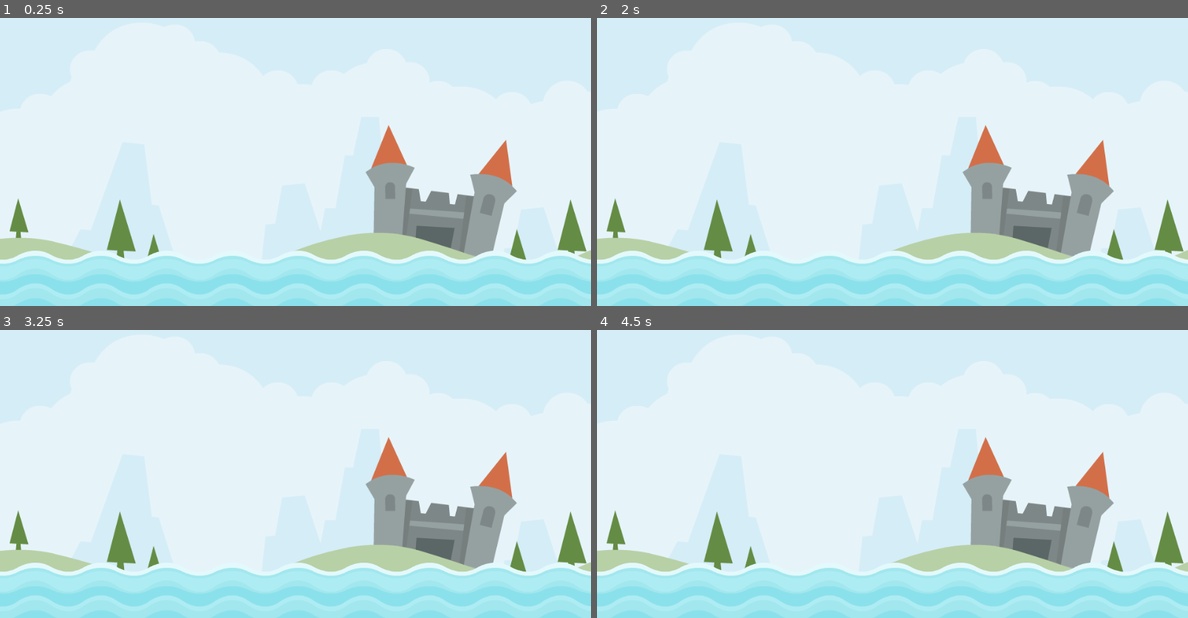
Above: before the commit, frames 1-4 (two rows, left to right).
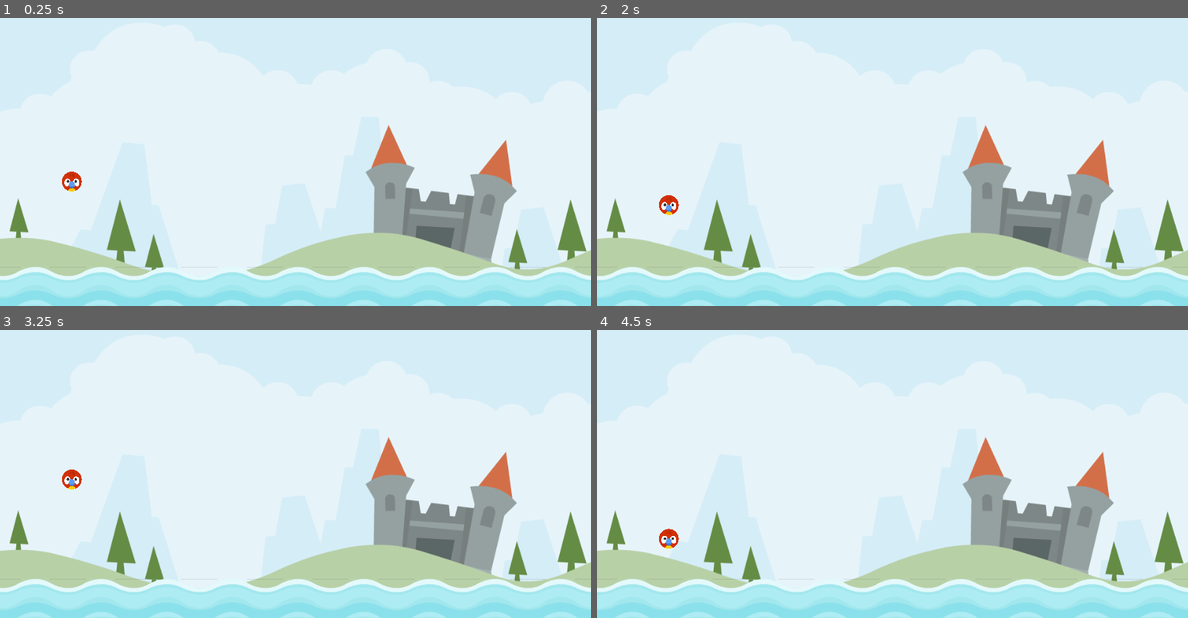
Above: after the commit, the same moments.

Repository: CS9490/angry-animals
Game: Godot game, scene res://scenes/level/level.tscn
Two runs of this game, one before a commit and one after it. Both use one fixed random seed, a clock stepped at 60 frames per second and the inputs below.
Inputs (mouse positions are in pixels of both pictures, inside the frame that each line leads up to):
- Up to frame 1 (0.25 s): no input
- Up to frame 2 (2 s): move the mouse to (1022, 124) at 0.52 s; click (1022, 124) at 0.67 s; move the mouse to (774, 156) at 1.27 s; click (774, 156) at 1.42 s
- Up to frame 3 (3.25 s): move the mouse to (354, 378) at 2.02 s; click (354, 378) at 2.17 s; move the mouse to (265, 517) at 2.77 s; click (265, 517) at 2.92 s
- Up to frame 4 (4.5 s): move the mouse to (1069, 502) at 3.52 s; click (1069, 502) at 3.67 s; move the mouse to (715, 402) at 4.27 s; click (715, 402) at 4.42 s

The runs differ from the first frame. In frame 1, 11% of the frame differs, in the area x 0-100%, y 53-100%; in frame 2, 11%; in frame 3, 11%; in frame 4, 11%.

Commit message:
created animal scene

Diff:
--- a/project.godot
+++ b/project.godot
@@ -15,6 +15,10 @@
 config/features=PackedStringArray("4.3", "Mobile")
 config/icon="res://icon.svg"
 
+[autoload]
+
+SignalManager="*res://singletons/signal_manager.gd"
+
 [display]
 
 window/stretch/mode="canvas_items"
--- /dev/null
+++ b/scenes/animal/animal.gd
@@ -0,0 +1,18 @@
+extends RigidBody2D
+
+
+# Called when the node enters the scene tree for the first time.
+func _ready():
+	pass # Replace with function body.
+
+
+# Called every frame. 'delta' is the elapsed time since the previous frame.
+func _physics_process(delta):
+	pass
+
+func die() -> void:
+	SignalManager.on_animal_died.emit()
+	queue_free()
+
+func _on_visible_on_screen_notifier_2d_screen_exited():
+	die()
--- a/scenes/animal/animal.tscn
+++ b/scenes/animal/animal.tscn
@@ -1,11 +1,13 @@
-[gd_scene load_steps=3 format=3 uid="uid://d2vr42ooucwge"]
+[gd_scene load_steps=4 format=3 uid="uid://d2vr42ooucwge"]
 
 [ext_resource type="Texture2D" uid="uid://c5ymy0nddeyta" path="res://assets/player/parrot.png" id="1_3plo8"]
+[ext_resource type="Script" path="res://scenes/animal/animal.gd" id="1_k60eb"]
 
 [sub_resource type="CircleShape2D" id="CircleShape2D_254ad"]
 radius = 19.0
 
 [node name="Animal" type="RigidBody2D"]
+script = ExtResource("1_k60eb")
 
 [node name="Sprite2D" type="Sprite2D" parent="."]
 scale = Vector2(0.15, 0.15)
@@ -13,3 +15,9 @@
 
 [node name="CollisionShape2D" type="CollisionShape2D" parent="."]
 shape = SubResource("CircleShape2D_254ad")
+
+[node name="VisibleOnScreenNotifier2D" type="VisibleOnScreenNotifier2D" parent="."]
+position = Vector2(9.53674e-07, 9.53674e-07)
+scale = Vector2(2, 2)
+
+[connection signal="screen_exited" from="VisibleOnScreenNotifier2D" to="." method="_on_visible_on_screen_notifier_2d_screen_exited"]
--- /dev/null
+++ b/scenes/level/level.gd
@@ -0,0 +1,22 @@
+extends Node2D
+
+const ANIMAL = preload("res://scenes/animal/animal.tscn")
+@onready var animal_start = $AnimalStart
+
+# Called when the node enters the scene tree for the first time.
+func _ready():
+	SignalManager.on_animal_died.connect(add_animal)
+	add_animal()
+	pass # Replace with function body.
+
+
+# Called every frame. 'delta' is the elapsed time since the previous frame.
+func _process(delta):
+	pass
+
+
+
+func add_animal() -> void:
+	var animal = ANIMAL.instantiate()
+	animal.position = animal_start.position
+	add_child(animal)
--- a/scenes/level/level.tscn
+++ b/scenes/level/level.tscn
@@ -1,9 +1,11 @@
-[gd_scene load_steps=3 format=3 uid="uid://ba7jatg6cq34p"]
+[gd_scene load_steps=4 format=3 uid="uid://ba7jatg6cq34p"]
 
+[ext_resource type="Script" path="res://scenes/level/level.gd" id="1_ftoe3"]
 [ext_resource type="Texture2D" uid="uid://ck5ijod13xni" path="res://assets/scene/colored_castle.png" id="1_x7wp6"]
 [ext_resource type="PackedScene" uid="uid://53gsxm6laewc" path="res://scenes/water/water.tscn" id="2_wgsqu"]
 
 [node name="Level" type="Node2D"]
+script = ExtResource("1_ftoe3")
 
 [node name="Background" type="Sprite2D" parent="."]
 position = Vector2(573, 378)
@@ -14,4 +16,5 @@
 position = Vector2(140, 377)
 
 [node name="Water" parent="." instance=ExtResource("2_wgsqu")]
+z_index = 1
 position = Vector2(-10, 577)
--- a/scenes/water/water.tscn
+++ b/scenes/water/water.tscn
@@ -12,7 +12,7 @@
 
 [node name="Sprite2D" type="Sprite2D" parent="."]
 texture_repeat = 2
-position = Vector2(582, 27)
+position = Vector2(582, 59)
 texture = ExtResource("1_owygq")
 region_enabled = true
 region_rect = Rect2(0, 0, 1200, 128)
--- /dev/null
+++ b/singletons/signal_manager.gd
@@ -0,0 +1,3 @@
+extends Node
+
+signal on_animal_died
